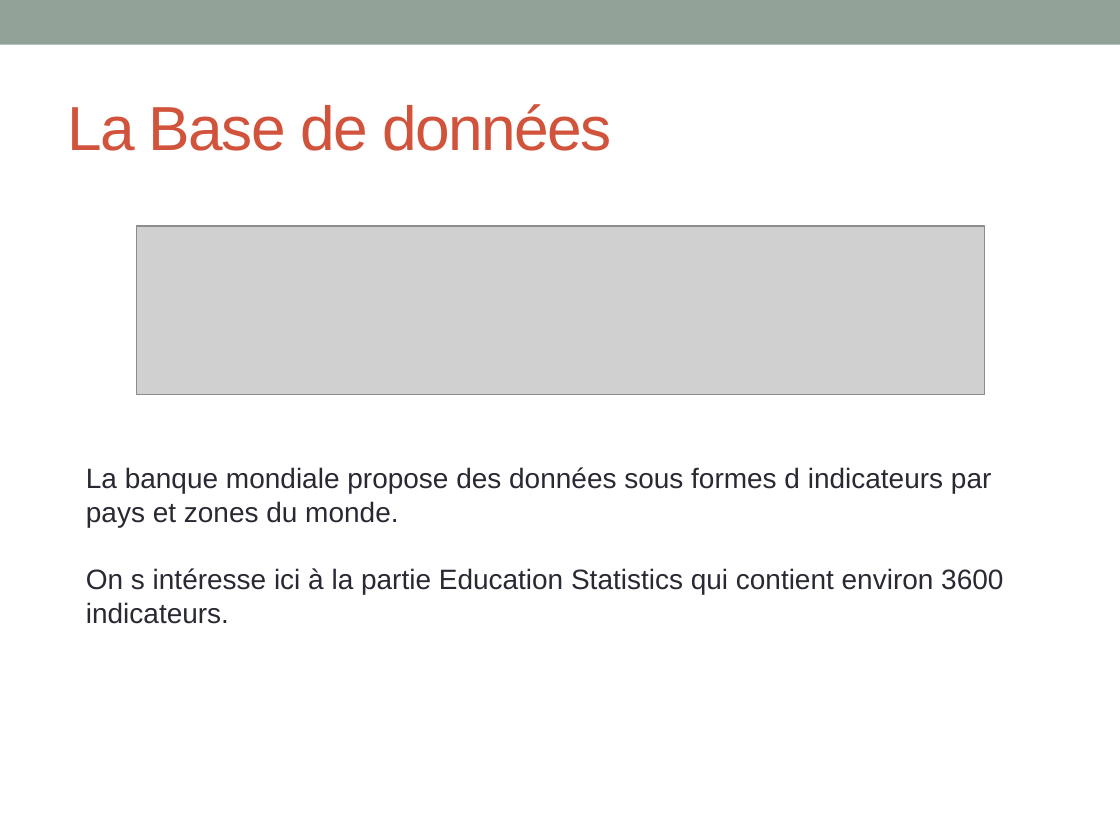
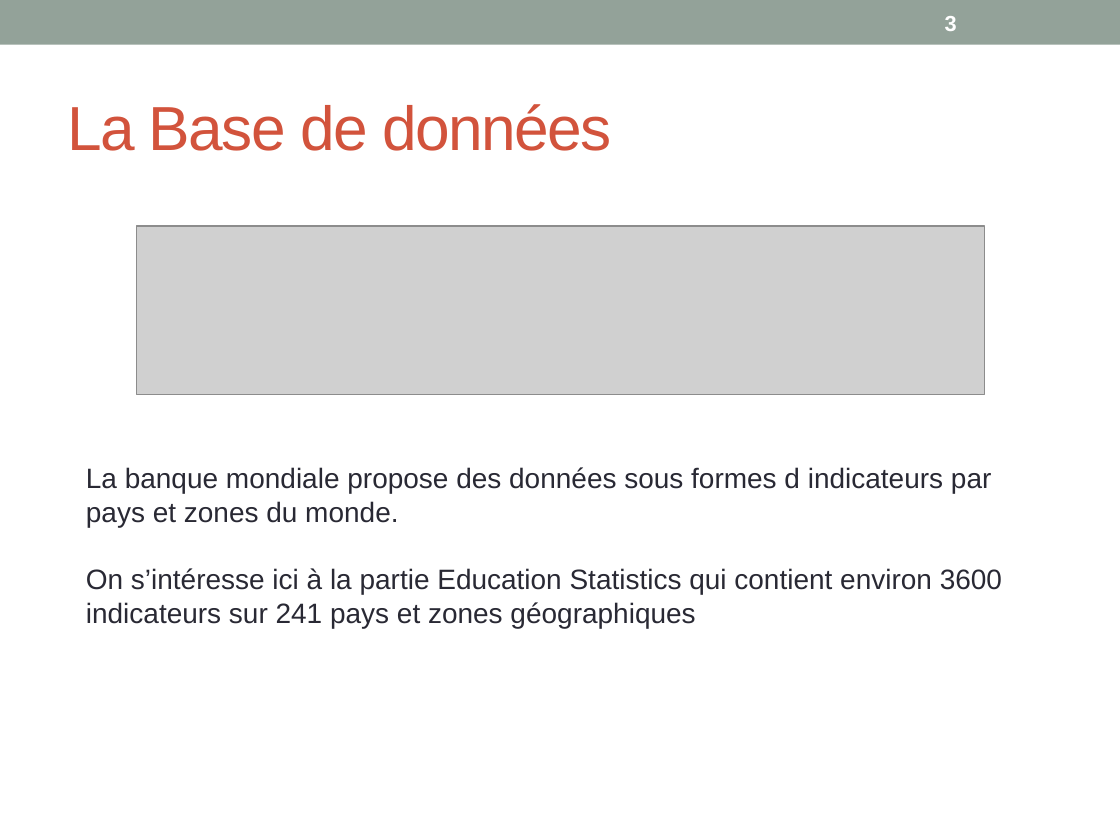
Before and after one commit to khub41/OC_P02, a slide deck: slide 3 of Presentation_P02.pptx. Drawn at 1120x840 pixels with LibreOffice and Linux fonts; fonts in the diff are those of the drawing; grey boxes stand for pictures. Boxes give left, top, right and bottom in pixels: in the first picture for what was removed or moved away, otherwise in the second. Text is boxed around its words. In the diff, an @@ line names an element or a change of style, - is before the commit and + after.

```diff
--- a/Presentation_P02.pptx
+++ b/Presentation_P02.pptx
@@ page number added at [945,16,957,31], 14 pt, text #FFFFFF, bold @@
+3
@@ text at [86,568,1002,628]: text changed @@
-On s intéresse ici à la partie Education Statistics qui contient environ 3600 indicateurs.
+On s’intéresse ici à la partie Education Statistics qui contient environ 3600 indicateurs sur 241 pays et zones géographiques
```
Also in this commit, not shown: 38 other slides changed, 2 slides added, 1 other file.
